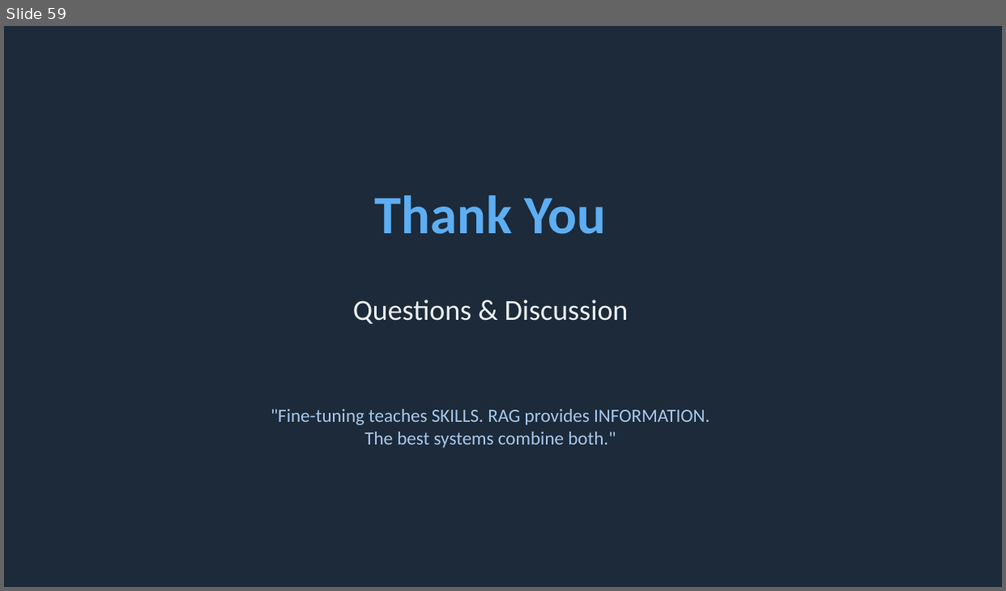
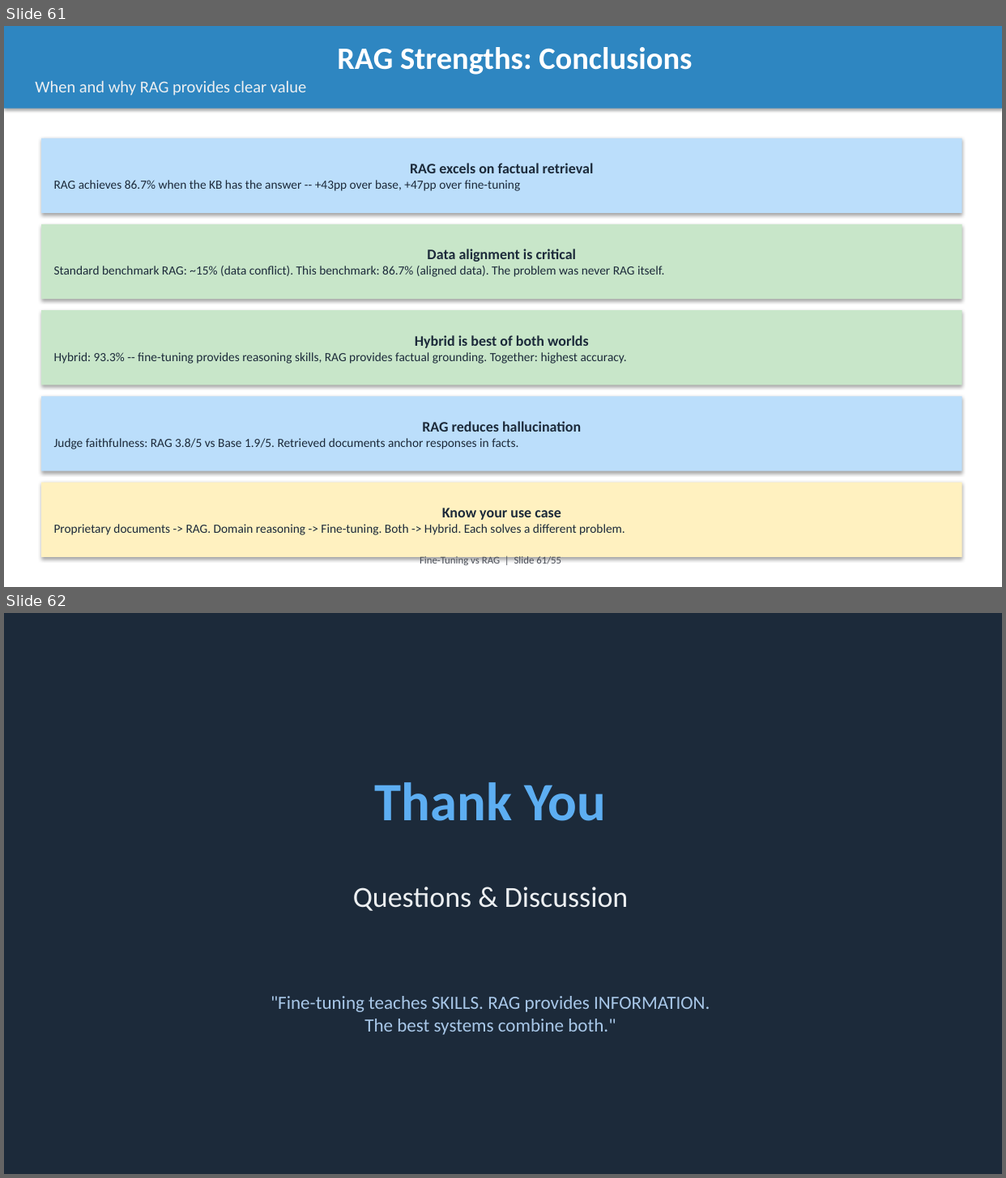
Before and after one commit to intelliswarm-ai/finetune-vs-rag, a slide deck: presentation.pptx. Shown one above the other, each under a label of ours: slide 59 before the commit, slides 61 and 62 after it. The pictures are 1006x591 and 1006x1178 pixels, drawn with LibreOffice and Linux fonts; fonts in the diff are those of the drawing. Boxes give left, top, right and bottom in pixels: in the first picture for what was removed or moved away, otherwise in the second. Text is boxed around its words. In the diff, an @@ line names an element or a change of style, - is before the commit and + after.

Commit message:
fear(finetune vs rag): RAG benchmark

```diff
--- a/presentation.pptx
+++ b/presentation.pptx
@@ slide 61 added at (4, 26, 1002, 587), background #FFFFFF @@
@@ rectangle added at (4, 26, 1002, 109), fill #2E86C1, 16 pt, text #ECEFF1 @@
+RAG Strengths: Conclusions
+When and why RAG provides clear value
@@ rectangle added at (41, 139, 962, 213), fill #BBDEFB, 12 pt, text #1C2A3A @@
+RAG excels on factual retrieval
+RAG achieves 86.7% when the KB has the answer -- +43pp over base, +47pp over fine-tuning
@@ rectangle added at (41, 224, 962, 299), fill #C8E6C9, 12 pt, text #1C2A3A @@
+Data alignment is critical
+Standard benchmark RAG: ~15% (data conflict). This benchmark: 86.7% (aligned data). The problem was never RAG itself.
@@ rectangle added at (41, 310, 962, 386), fill #C8E6C9, 12 pt, text #1C2A3A @@
+Hybrid is best of both worlds
+Hybrid: 93.3% -- fine-tuning provides reasoning skills, RAG provides factual grounding. Together: highest accuracy.
@@ rectangle added at (41, 396, 962, 472), fill #BBDEFB, 12 pt, text #1C2A3A @@
+RAG reduces hallucination
+Judge faithfulness: RAG 3.8/5 vs Base 1.9/5. Retrieved documents anchor responses in facts.
@@ rectangle added at (41, 483, 962, 557), fill #FFF1C0, 12 pt, text #1C2A3A @@
+Know your use case
+Proprietary documents -> RAG. Domain reasoning -> Fine-tuning. Both -> Hybrid. Each solves a different problem.
@@ text added at (420, 557, 561, 567), 10 pt, text #4A4E57 @@
+Fine-Tuning vs RAG | Slide 61/55
@@ what was slide 59 is now slide 62 @@
```
Also in this commit, not shown: 5 slides changed, 3 other slides added, 1 slide removed, 12 other files.
